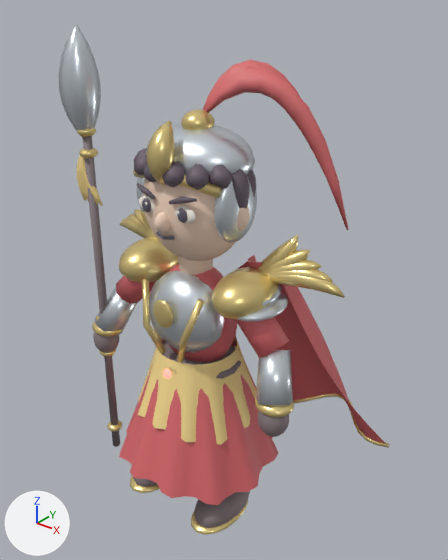
The glTF model samkok/web/models/07-e2.glb, before and after one commit.
Before and after are seen from a 50 mm lens placed at (2.57, -2.9, 3.78), pointed at (0.05, 0.25, 1.82). Lighting does not change. The marker at lower left points along +X, +Y and +Z. The first picture is the older version.

Objects in the first picture: '07_T2_Scarlet Cavalier_Mesh'.
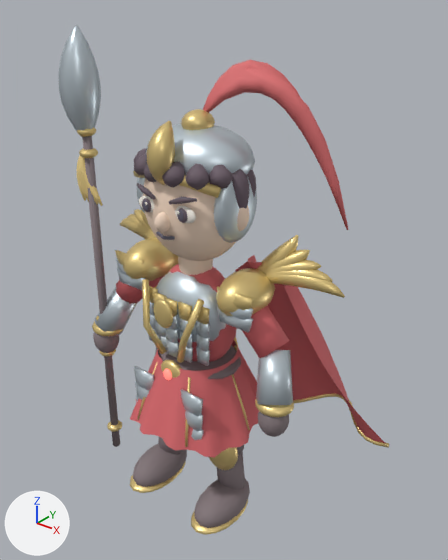
Changed parts and their boxes (x1, y1, x2, y2) in the pictures (448 x 560 px; the box of a moved part takes in the faces that stretch with it):
part 1 of me_07_t2_scarlet_cavalier_mesh, moved or reshaped: before (149, 270, 225, 353); after (156, 271, 226, 343)
part 2 of me_07_t2_scarlet_cavalier_mesh, deleted (mostly hidden): before (262, 285, 282, 306)
part 3 of me_07_t2_scarlet_cavalier_mesh, deleted: before (237, 292, 288, 322)
part 4 of me_07_t2_scarlet_cavalier_mesh, moved or reshaped: before (119, 237, 279, 505); after (115, 238, 275, 458)

The change, as a list of edits to the scene's bpy script:
```text
Add mat_hair_251b22_001:
    mat_hair_251b22_001 = principled_material('Hair 251b22.001')
    mat_hair_251b22_001.base_color = (0.145, 0.106, 0.133)  # dark grey #6a5c66
    mat_hair_251b22_001.roughness = 0.72
Change me_07_t2_scarlet_cavalier_mesh:
    used by ob_07_t2_scarlet_cavalier_mesh; location = (0.0, 0.0, 0.0)
    remove me_07_t2_scarlet_cavalier_mesh.from_pydata(...)  # 11880 vertices, 21772 faces; spans x -1.22..1.22, y -0.63..0.97, z 0.02..3.51
    add me_07_t2_scarlet_cavalier_mesh.from_pydata(...)  # 11224 vertices, 20556 faces; spans x -1.22..1.22, y -0.52..0.97, z 0.02..3.51
    me_07_t2_scarlet_cavalier_mesh part 1: the loose piece of 176 vertices spanning x -0.31..0.31, y -0.32..0.12, z 1.4..2.0 is scaled about its middle by (1, 0.909, 1), then moved by (0.0, 0.04, 0.0)
    me_07_t2_scarlet_cavalier_mesh part 2: the loose piece of 176 vertices spanning x 0.29..0.63, y -0.2..0.26, z 1.88..1.99 is deleted
    me_07_t2_scarlet_cavalier_mesh part 3: the loose piece of 176 vertices spanning x 0.34..0.68, y -0.2..0.26, z 1.82..1.92 is deleted
    me_07_t2_scarlet_cavalier_mesh part 4: 552 vertices moved from x -0.63..0.63, y -0.63..0.63, z 0.44..2.08 to x -0.59..0.59, y -0.52..0.52, z 0.77..2.08; 240 vertices removed from x -0.48..0.48, y -0.48..0.48, z 0.83..1.4; 288 vertices added at x -0.61..0.61, y -0.38..-0.16, z 0.81..2.02
    other edits to the shape of me_07_t2_scarlet_cavalier_mesh do not show in these pictures
    remove me_07_t2_scarlet_cavalier_mesh.materials.append(mat_hair_241c24_001)  # dark grey #695d69
    add me_07_t2_scarlet_cavalier_mesh.materials.append(mat_hair_251b22_001)  # dark grey #6a5c66
```
